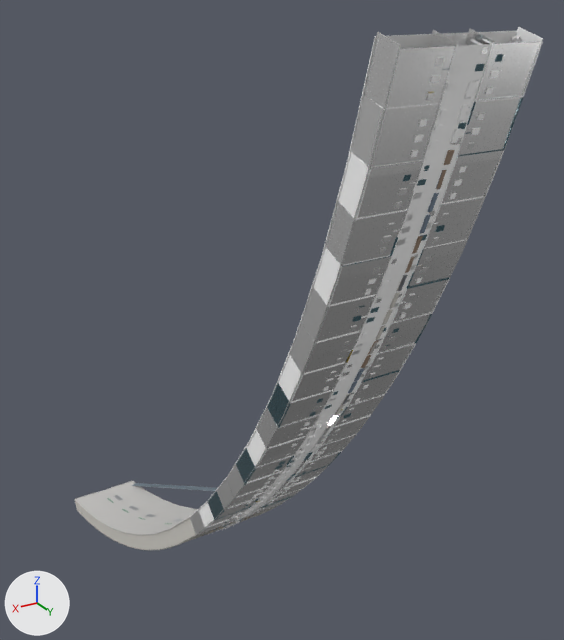
The glTF model ship/3d/models/chunks/xuanshu_interior_C25.glb, before and after one commit.
The view is the same before and after, from a 50 mm camera at (273.3, 232.9, -43.4) aimed at (203.9, 117.3, -101.2). Lighting does not change. The marker at lower left points along +X, +Y and +Z. The first picture is the older version. Where no turn or scale is listed for an object, it has been applied to the vertices. Vertices at exactly the same position are counted once.

In view in the first picture: 'UNIT-HAB-004_S0'.
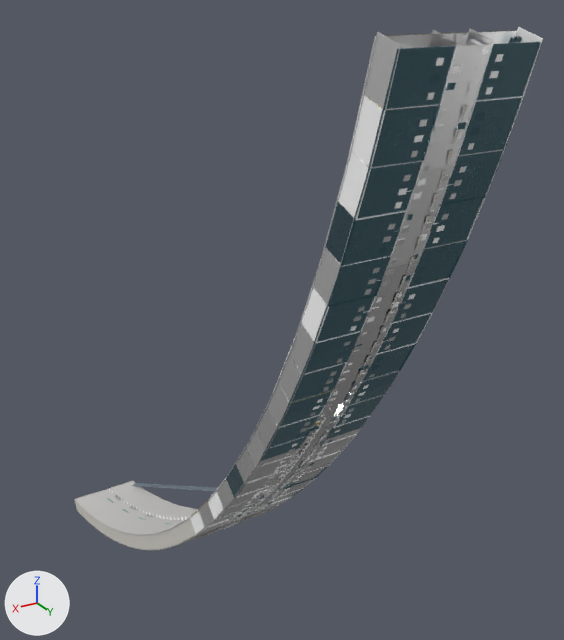
Edits to the bpy script that builds the scene:
```text
Change me_unit_hab_004_s0:
    used by ob_unit_hab_004_s0; location = (0.0, 0.0, 0.0)
    remove me_unit_hab_004_s0.from_pydata(...)  # 34828 vertices, 31771 faces; spans x 212.3..229.6, y 47.1..179.0, z -179.0..-47.1
    add me_unit_hab_004_s0.from_pydata(...)  # 32882 vertices, 28422 faces; spans x 212.3..229.6, y 47.1..179.0, z -179.0..-47.1
    me_unit_hab_004_s0 part 1: 185 loose pieces with 752 vertices, spanning x 218.0..224.0, y 48.5..178.0, z -178.6..-51.3, are deleted
    me_unit_hab_004_s0 part 2: 1866 vertices moved within x 212.4..229.6, y 48.6..178.1, z -177.5..-48.0; 2427 vertices removed from x 216.8..224.0, y 48.4..178.3, z -178.8..-49.7; 1358 vertices added at x 218.0..224.1, y 48.2..178.3, z -178.8..-49.7
    me_unit_hab_004_s0 part 3: 18 faces spanning x 212.4..229.6, y 129.0..175.7, z -128.5..-47.5 switch from mat_hi_paint (white #ffffff) to mat_hi_haz (yellow #aa8f27)
    me_unit_hab_004_s0 part 4: 35 faces spanning x 212.4..229.6, y 130.2..176.8, z -129.4..-55.3 switch from mat_hi_paint (white #ffffff) to mat_hi_label (light grey #bfc0c0)
    me_unit_hab_004_s0 part 5: 218 faces spanning x 212.4..229.6, y 114.5..178.9, z -145.6..-47.9 switch from mat_hi_steel (white #ffffff) to mat_hi_glass (dark cyan #27383e)
    me_unit_hab_004_s0 part 6: 333 faces spanning x 212.3..229.5, y 110.8..178.4, z -148.6..-47.5 switch from mat_hi_dksteel (white #ffffff) to mat_hi_glass (dark cyan #27383e)
    me_unit_hab_004_s0 part 7: 106 faces spanning x 212.5..225.1, y 114.4..178.2, z -145.8..-47.5 switch from mat_hi_rubber (white #ffffff) to mat_hi_glass (dark cyan #27383e)
    me_unit_hab_004_s0 part 8: 393 faces spanning x 212.5..229.4, y 109.9..178.7, z -149.2..-48.6 switch from mat_hi_glass (dark cyan #27383e) to mat_hi_paint (white #ffffff)
    me_unit_hab_004_s0 part 9: 171 faces spanning x 212.6..229.5, y 111.6..175.7, z -147.7..-57.8 switch from mat_hi_glass (dark cyan #27383e) to mat_hi_steel (white #ffffff)
    me_unit_hab_004_s0 part 10: 162 faces spanning x 212.5..225.1, y 110.0..179.0, z -149.2..-47.1 switch from mat_hi_glass (dark cyan #27383e) to mat_hi_dksteel (white #ffffff)
    me_unit_hab_004_s0 part 11: 34 faces spanning x 216.9..224.9, y 109.8..177.6, z -149.0..-52.7 switch from mat_hi_label (light grey #bfc0c0) to mat_hi_dksteel (white #ffffff)
    other edits to the shape of me_unit_hab_004_s0 do not show in these pictures
```

Where the change shows, as pixel boxes [x1, y1, x2, y2] in the pictures (564 x 640 px; the box of a moved part takes in the faces that stretch with it):
part 1 of me_unit_hab_004_s0, deleted (mostly hidden): before [232, 82, 476, 526]
part 2 of me_unit_hab_004_s0, moved or reshaped: before [212, 36, 522, 533]; after [109, 36, 522, 530]
part 3 of me_unit_hab_004_s0, recoloured: [190, 31, 501, 517] in both
part 4 of me_unit_hab_004_s0, recoloured: [226, 126, 436, 517] in both
part 5 of me_unit_hab_004_s0, recoloured: [246, 36, 543, 505] in both
part 6 of me_unit_hab_004_s0, recoloured: [226, 37, 522, 512] in both
part 7 of me_unit_hab_004_s0, recoloured: [260, 33, 483, 499] in both
part 8 of me_unit_hab_004_s0, recoloured: [228, 54, 504, 521] in both
part 9 of me_unit_hab_004_s0, recoloured: [236, 149, 504, 485] in both
part 10 of me_unit_hab_004_s0, recoloured: [244, 97, 523, 508] in both
part 11 of me_unit_hab_004_s0, recoloured: [295, 107, 474, 470] in both
